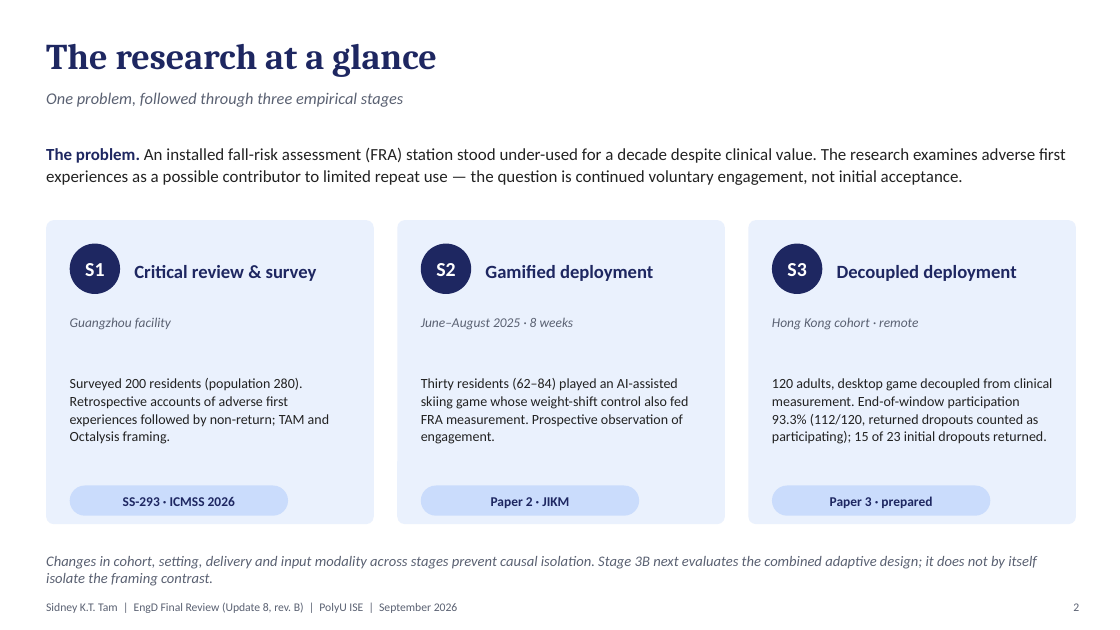
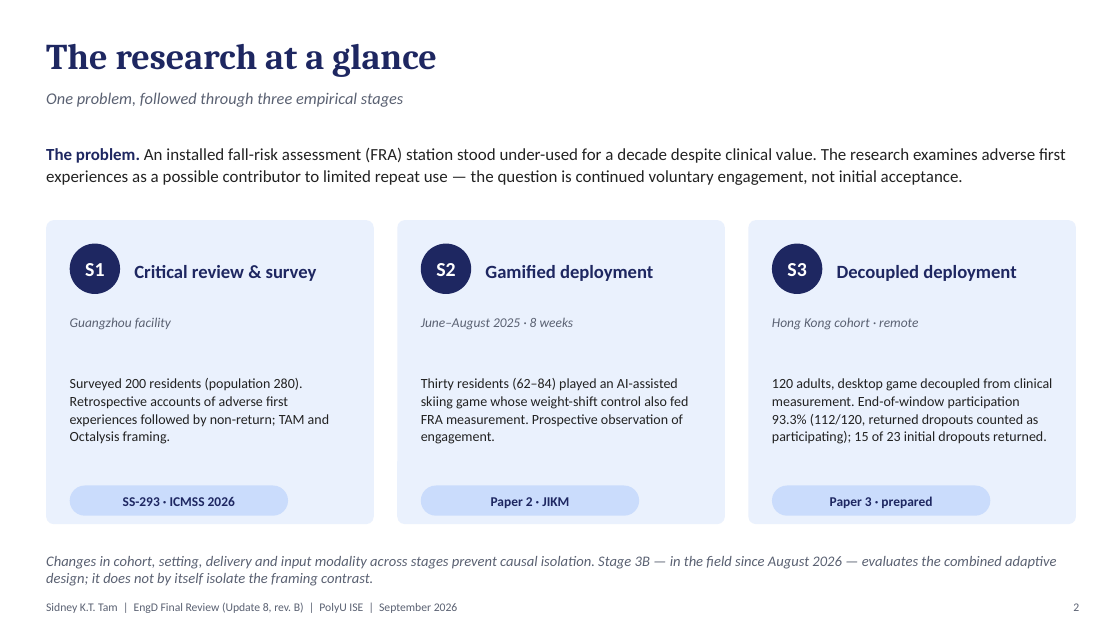
Before and after one commit to leicatam/gamification, a slide deck: slide 2 of docs/presentations/EngD_Update_8_Final_Review_September2026_revB.pptx. Drawn at 1120x630 pixels with LibreOffice and Linux fonts; fonts in the diff are those of the drawing. Boxes give left, top, right and bottom in pixels: in the first picture for what was removed or moved away, otherwise in the second. Text is boxed around its words. In the diff, an @@ line names an element or a change of style, - is before the commit and + after.

```diff
--- a/docs/presentations/EngD_Update_8_Final_Review_September2026_revB.pptx
+++ b/docs/presentations/EngD_Update_8_Final_Review_September2026_revB.pptx
@@ text at [46,556,1056,586]: text changed @@
-Changes in cohort, setting, delivery and input modality across stages prevent causal isolation. Stage 3B next evaluates the combined adaptive design; it does not by itself isolate the framing contrast.
+Changes in cohort, setting, delivery and input modality across stages prevent causal isolation. Stage 3B — in the field since August 2026 — evaluates the combined adaptive design; it does not by itself isolate the framing contrast.
```
Also in this commit, not shown: 3 other slides changed, 1 other file.
